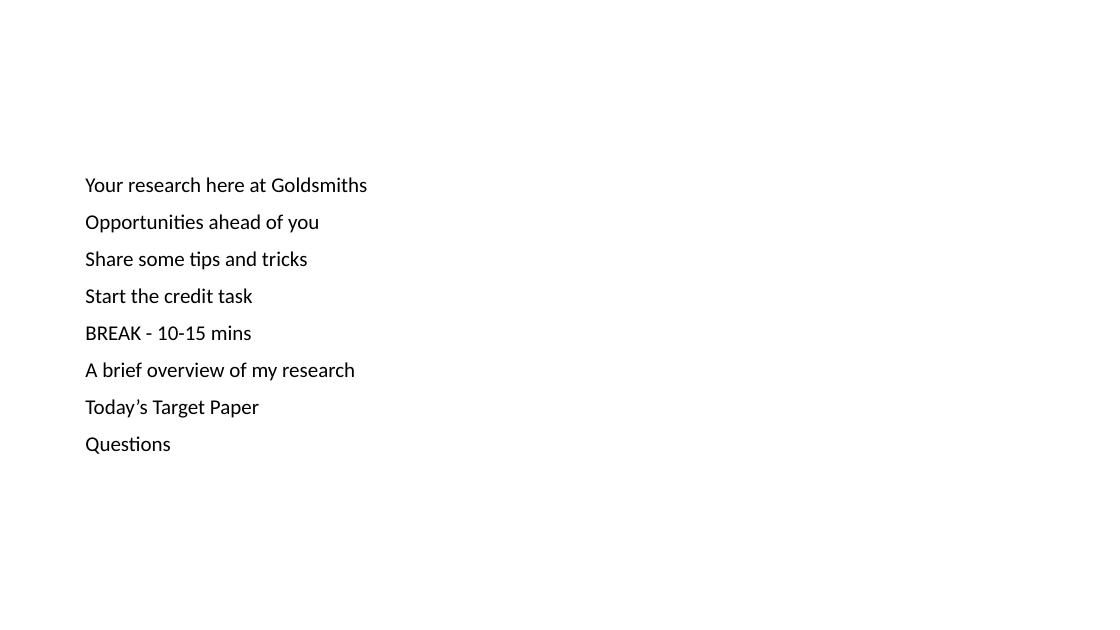
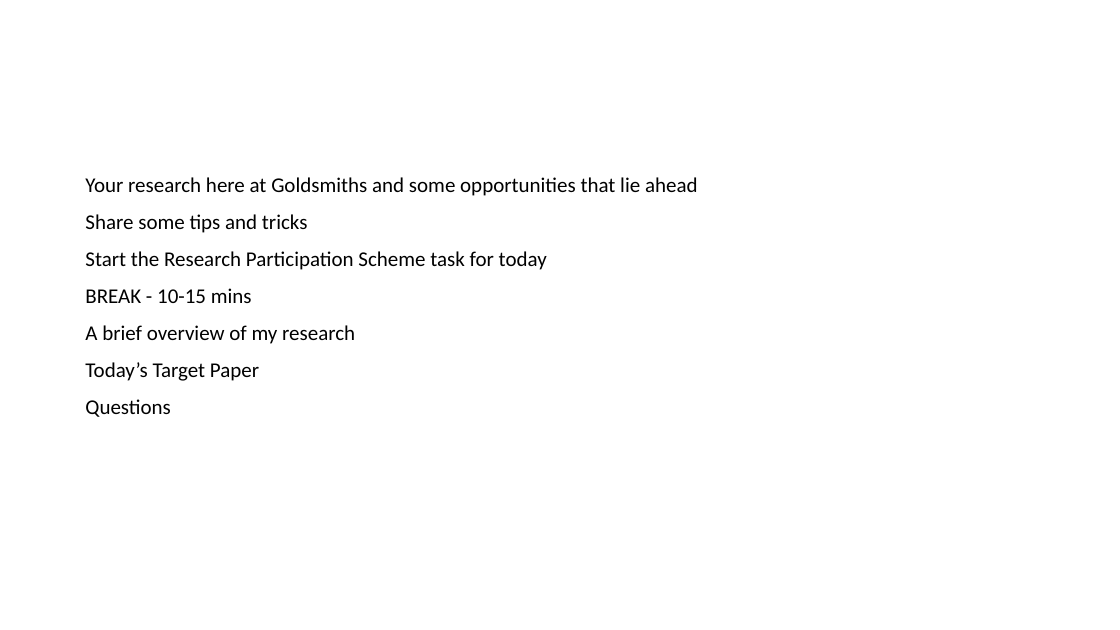
Before and after one commit to LittleMonkeyLab/PS52007Dslides, a slide deck: slide 3 of _site/lectures/Lecture08/PS51009Week8.pptx. Drawn at 1120x630 pixels with LibreOffice and Linux fonts; fonts in the diff are those of the drawing. Boxes give left, top, right and bottom in pixels: in the first picture for what was removed or moved away, otherwise in the second. Text is boxed around its words. In the diff, an @@ line names an element or a change of style, - is before the commit and + after.

```diff
--- a/_site/lectures/Lecture08/PS51009Week8.pptx
+++ b/_site/lectures/Lecture08/PS51009Week8.pptx
@@ text at bbox=[85, 177, 698, 196]: text changed @@
-Your research here at Goldsmiths
-Opportunities ahead of you
+Your research here at Goldsmiths and some opportunities that lie ahead
@@ text at bbox=[85, 251, 547, 270]: text changed @@
-Start the credit task
+Start the Research Participation Scheme task for today
```
Also in this commit, not shown: 1 other slide changed, 6 slides added, 2 slides removed, 29 other files.
